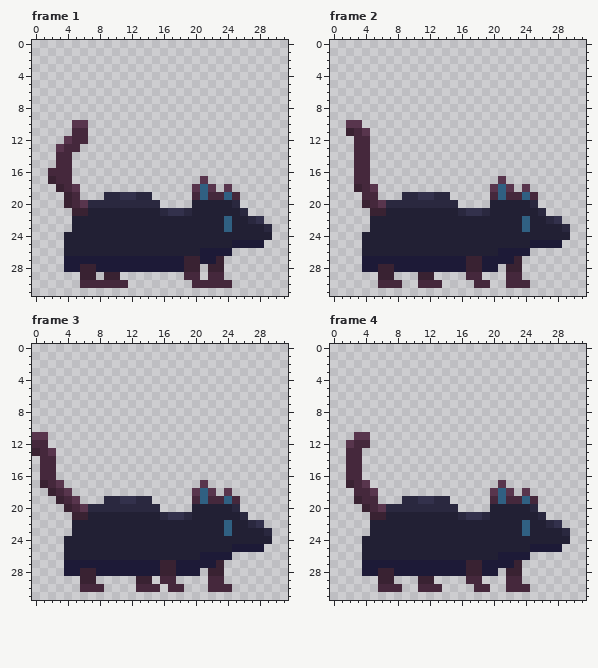
Pixel-art file: Assets/Graphics/basic_rat.aseprite. The picture above was drawn from the file before the commit.
32x32 pixels, 8 frames. Colours within 5 levels of each other are drawn and written as one. Shown: frame 1, frame 2, frame 3, frame 4. The old version is drawn lined up with the new one. The commit also changed other frames, which this record leaves out.
New version:
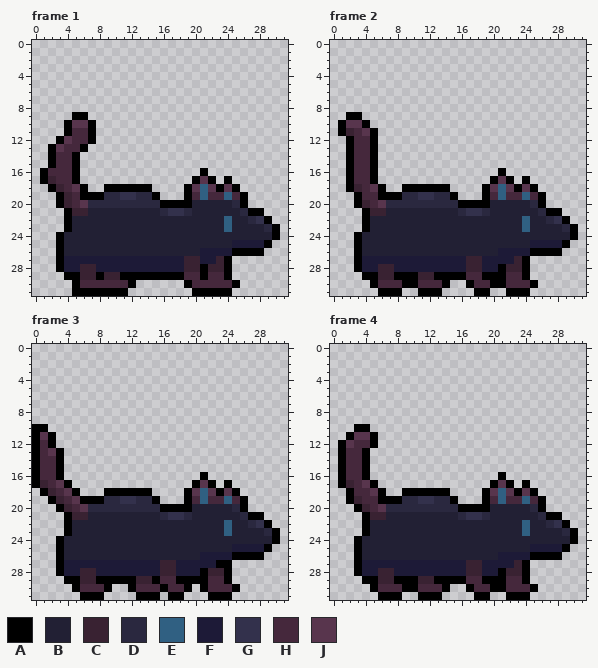
Palette (. is transparent): A #000000  B #222034  C #392232  D #2a283f  E #306082  F #1d1a37  G #33314c  H #45283c  J #58354d
What changed:
whole drawing moved by +0,-1 (the old picture is shown already moved)
--- frame 1
@@ x 0..31 @@
  8 ................................
- 9 ................................
-10 .....JJ.........................
-11 .....HH.........................
-12 ....JHH.........................
-13 ...JHH..........................
-14 ...HH...........................
-15 ...HH...........................
-16 ..HHH...........................
-17 ..CHH................J..........
-18 ...CHJ..............JEJ.J.......
-19 ....CH...DDGGDD.....HEHHEH......
-20 ....CHJDDDDDDDDD....BBBBBD......
-21 .....CCBBBBBBBBBDGGDBBBBBBD.....
-22 .....BBBBBBBBBBBBBBBBBBBEBBDG...
-23 .....BBBBBBBBBBBBBBBBBBBEBBBBD..
-24 ....BBBBBBBBBBBBBBBBBBBBBBBBBB..
-25 ....BBBBBBBBBBBBBBBBBBBBBFFFF...
-26 ....BBBBBBBBBBBBBBBBBFFFF.......
-27 ....FFFFFFFFFFFFFFFCCFFC........
-28 ....FFCCFFFFFFFFFFFCC.CC........
-29 ......CC.CC........HH.HH........
-30 ......HHHHHH........HHHHH.......
-31 ................................
+ 9 .....AA.........................
+10 ....AJJA........................
+11 ....AHHA........................
+12 ...AJHHA........................
+13 ..AJHHA.........................
+14 ..AHHA..........................
+15 ..AHHA..........................
+16 .AHHHA...............A..........
+17 .ACHHA..............AJA.A.......
+18 ..ACHJA..AAAAAA....AJEJAJA......
+19 ...ACHAAADDGGDDA...AHEHHEHA.....
+20 ...ACHJDDDDDDDDDAAAABBBBBDA.....
+21 ....ACCBBBBBBBBBDGGDBBBBBBDAA...
+22 ....ABBBBBBBBBBBBBBBBBBBEBBDGA..
+23 ....ABBBBBBBBBBBBBBBBBBBEBBBBDA.
+24 ...ABBBBBBBBBBBBBBBBBBBBBBBBBBA.
+25 ...ABBBBBBBBBBBBBBBBBBBBBFFFFA..
+26 ...ABBBBBBBBBBBBBBBBBFFFFAAAA...
+27 ...AFFFFFFFFFFFFFFFCCFFCA.......
+28 ...AFFCCFFFFFFFFFFFCCACCA.......
+29 ....AACCACCAAAAAAAAHHAHHA.......
+30 .....AHHHHHHA......AHHHHHA......
+31 .....AAAAAAA........AAAAA.......
--- frame 2
@@ x 0..31 @@
  8 ................................
- 9 ................................
-10 ..JJ............................
-11 ..CHJ...........................
-12 ...HH...........................
-13 ...HH...........................
-14 ...HH...........................
-15 ...HH...........................
-16 ...HH...........................
-17 ...HH................J..........
-18 ...CHJ..............JEJ.J.......
-19 ....HH...DDGGDD.....HEHHEH......
-20 ....CHJDDDDDDDDD....BBBBBD......
-21 .....CCBBBBBBBBBDGGDBBBBBBD.....
-22 .....BBBBBBBBBBBBBBBBBBBEBBDG...
-23 .....BBBBBBBBBBBBBBBBBBBEBBBBD..
-24 ....BBBBBBBBBBBBBBBBBBBBBBBBBB..
-25 ....BBBBBBBBBBBBBBBBBBBBBFFFF...
-26 ....BBBBBBBBBBBBBBBBBFFFF.......
-27 ....FFFFFFFFFFFFFCCFFFFC........
-28 ....FFCCFFFFFFFFFCCFF.CC........
-29 ......CC...CC....HH...HH........
-30 ......HHH..HHH....HH..HHH.......
-31 ................................
+ 9 ..AA............................
+10 .AJJA...........................
+11 .ACHJA..........................
+12 ..AHHA..........................
+13 ..AHHA..........................
+14 ..AHHA..........................
+15 ..AHHA..........................
+16 ..AHHA...............A..........
+17 ..AHHA..............AJA.A.......
+18 ..ACHJA..AAAAAA....AJEJAJA......
+19 ...AHHAAADDGGDDA...AHEHHEHA.....
+20 ...ACHJDDDDDDDDDAAAABBBBBDA.....
+21 ....ACCBBBBBBBBBDGGDBBBBBBDAA...
+22 ....ABBBBBBBBBBBBBBBBBBBEBBDGA..
+23 ....ABBBBBBBBBBBBBBBBBBBEBBBBDA.
+24 ...ABBBBBBBBBBBBBBBBBBBBBBBBBBA.
+25 ...ABBBBBBBBBBBBBBBBBBBBBFFFFA..
+26 ...ABBBBBBBBBBBBBBBBBFFFFAAAA...
+27 ...AFFFFFFFFFFFFFCCFFFFCA.......
+28 ...AFFCCFFFFFFFFFCCFFACCA.......
+29 ....AACCAAACCAAAAHHAAAHHA.......
+30 .....AHHHAAHHHA..AHHAAHHHA......
+31 ......AAA..AAA....AA..AAA.......
--- frame 3
@@ x 0..31 @@
  9 ................................
-10 ................................
-11 JJ..............................
-12 HH..............................
-13 CHJ.............................
-14 .HH.............................
-15 .HH.............................
-16 .HH.............................
-17 .CHJ.................J..........
-18 ..CHJ...............JEJ.J.......
-19 ...CHJ...DDGGDD.....HEHHEH......
-20 ....CHJDDDDDDDDD....BBBBBD......
-21 .....CCBBBBBBBBBDGGDBBBBBBD.....
-22 .....BBBBBBBBBBBBBBBBBBBEBBDG...
-23 .....BBBBBBBBBBBBBBBBBBBEBBBBD..
-24 ....BBBBBBBBBBBBBBBBBBBBBBBBBB..
-25 ....BBBBBBBBBBBBBBBBBBBBBFFFF...
-26 ....BBBBBBBBBBBBBBBBBFFFF.......
-27 ....FFFFFFFFFFFFCCFFFFFC........
-28 ....FFCCFFFFFFFFCCFFF.CC........
-29 ......CC.....CC.HH....HH........
-30 ......HHH....HHH.HH...HHH.......
-31 ................................
+10 AA..............................
+11 AJA.............................
+12 AHA.............................
+13 AHJA............................
+14 AHHA............................
+15 AHHA............................
+16 AHHA.................A..........
+17 ACHJA...............AJA.A.......
+18 .ACHJA...AAAAAA....AJEJAJA......
+19 ..ACHJAAADDGGDDA...AHEHHEHA.....
+20 ...ACHJDDDDDDDDDAAAABBBBBDA.....
+21 ....ACCBBBBBBBBBDGGDBBBBBBDAA...
+22 ....ABBBBBBBBBBBBBBBBBBBEBBDGA..
+23 ....ABBBBBBBBBBBBBBBBBBBEBBBBDA.
+24 ...ABBBBBBBBBBBBBBBBBBBBBBBBBBA.
+25 ...ABBBBBBBBBBBBBBBBBBBBBFFFFA..
+26 ...ABBBBBBBBBBBBBBBBBFFFFAAAA...
+27 ...AFFFFFFFFFFFFCCFFFFFAA.......
+28 ...AFFCCFFFFFFFFCCFFFACCA.......
+29 ....AACCAAAAACCAHHAAAAHHA.......
+30 .....AHHHA..AHHHAHHA.AHHHA......
+31 ......AAA....AAA.AA...AAA.......
--- frame 4
@@ x 0..31 @@
  9 ................................
-10 ................................
-11 ...JJ...........................
-12 ..JHH...........................
-13 ..HH............................
-14 ..HH............................
-15 ..HH............................
-16 ..HH............................
-17 ..CHJ................J..........
-18 ...HHJ..............JEJ.J.......
-19 ...CHH...DDGGDD.....HEHHEH......
-20 ....CHJDDDDDDDDD....BBBBBD......
-21 .....CCBBBBBBBBBDGGDBBBBBBD.....
-22 .....BBBBBBBBBBBBBBBBBBBEBBDG...
-23 .....BBBBBBBBBBBBBBBBBBBEBBBBD..
-24 ....BBBBBBBBBBBBBBBBBBBBBBBBBB..
-25 ....BBBBBBBBBBBBBBBBBBBBBFFFF...
-26 ....BBBBBBBBBBBBBBBBBFFFF.......
-27 ....FFFFFFFFFFFFFCCFFFFC........
-28 ....FFCCFFFFFFFFFCCFF.CC........
-29 ......CC...CC....HH...HH........
-30 ......HHH..HHH....HH..HHH.......
-31 ................................
+10 ...AA...........................
+11 ..AJJA..........................
+12 .AJHHA..........................
+13 .AHHA...........................
+14 .AHHA...........................
+15 .AHHA...........................
+16 .AHHA................A..........
+17 .ACHJA..............AJA.A.......
+18 ..AHHJA..AAAAAA....AJEJAJA......
+19 ..ACHHAAADDGGDDA...AHEHHEHA.....
+20 ...ACHJDDDDDDDDDAAAABBBBBDA.....
+21 ....ACCBBBBBBBBBDGGDBBBBBBDAA...
+22 ....ABBBBBBBBBBBBBBBBBBBEBBDGA..
+23 ....ABBBBBBBBBBBBBBBBBBBEBBBBDA.
+24 ...ABBBBBBBBBBBBBBBBBBBBBBBBBBA.
+25 ...ABBBBBBBBBBBBBBBBBBBBBFFFFA..
+26 ...ABBBBBBBBBBBBBBBBBFFFFAAAA...
+27 ...AFFFFFFFFFFFFFCCFFFFCA.......
+28 ...AFFCCFFFFFFFFFCCFFACCA.......
+29 ....AACCAAACCAAAAHHAAAHHA.......
+30 .....AHHHAAHHHA..AHHAAHHHA......
+31 ......AAA..AAA....AA..AAA.......
